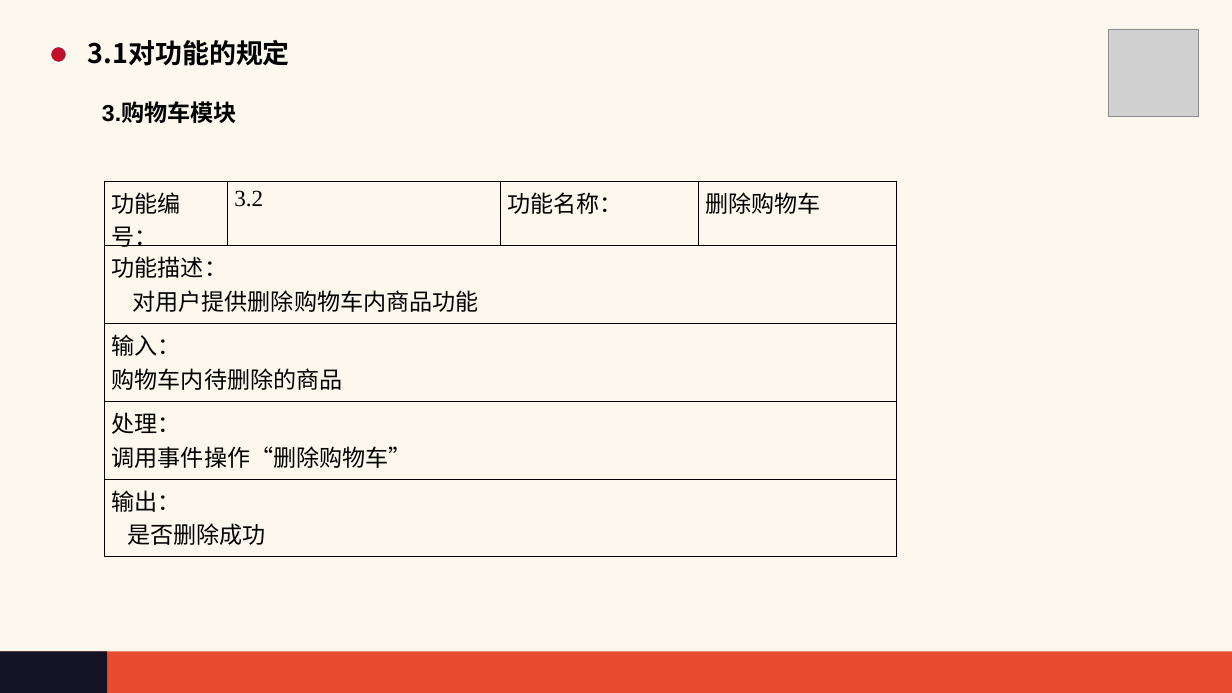
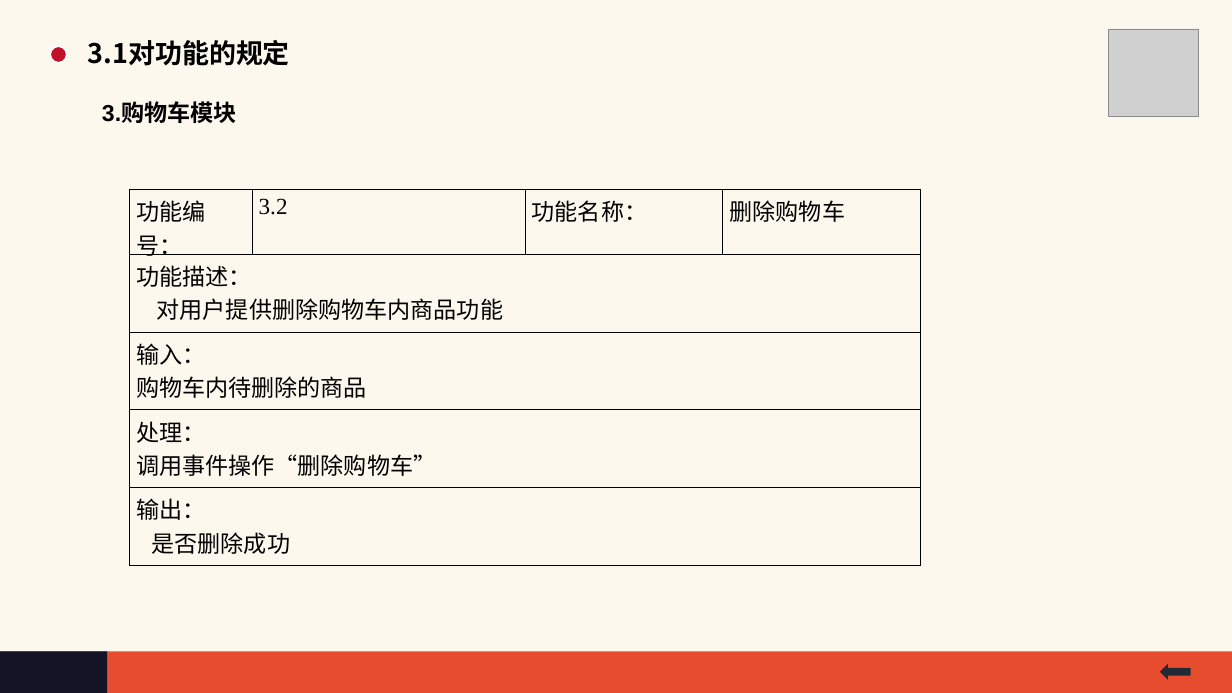
Before and after one commit to HOLMEScdk/SE2017G03, a slide deck: slide 33 of nov_3/SE2017G03软件需求说明v0.2.ppt (slide 32 before the commit). Drawn at 1232x693 pixels with LibreOffice and Linux fonts; fonts in the diff are those of the drawing; grey boxes stand for pictures. Boxes give left, top, right and bottom in pixels: in the first picture for what was removed or moved away, otherwise in the second. Text is boxed around its words. In the diff, an @@ line names an element or a change of style, - is before the commit and + after.

```diff
--- a/nov_3/SE2017G03软件需求说明v0.2.ppt
+++ b/nov_3/SE2017G03软件需求说明v0.2.ppt
@@ table moved from (x1=104, y1=181, x2=895, y2=549) to (x1=129, y1=189, x2=921, y2=558) @@
@@ right arrow added at (x1=1160, y1=664, x2=1190, y2=680), fill #222A35 @@
```
Also in this commit, not shown: 22 other slides changed, 2 slides added, 3 other files.
